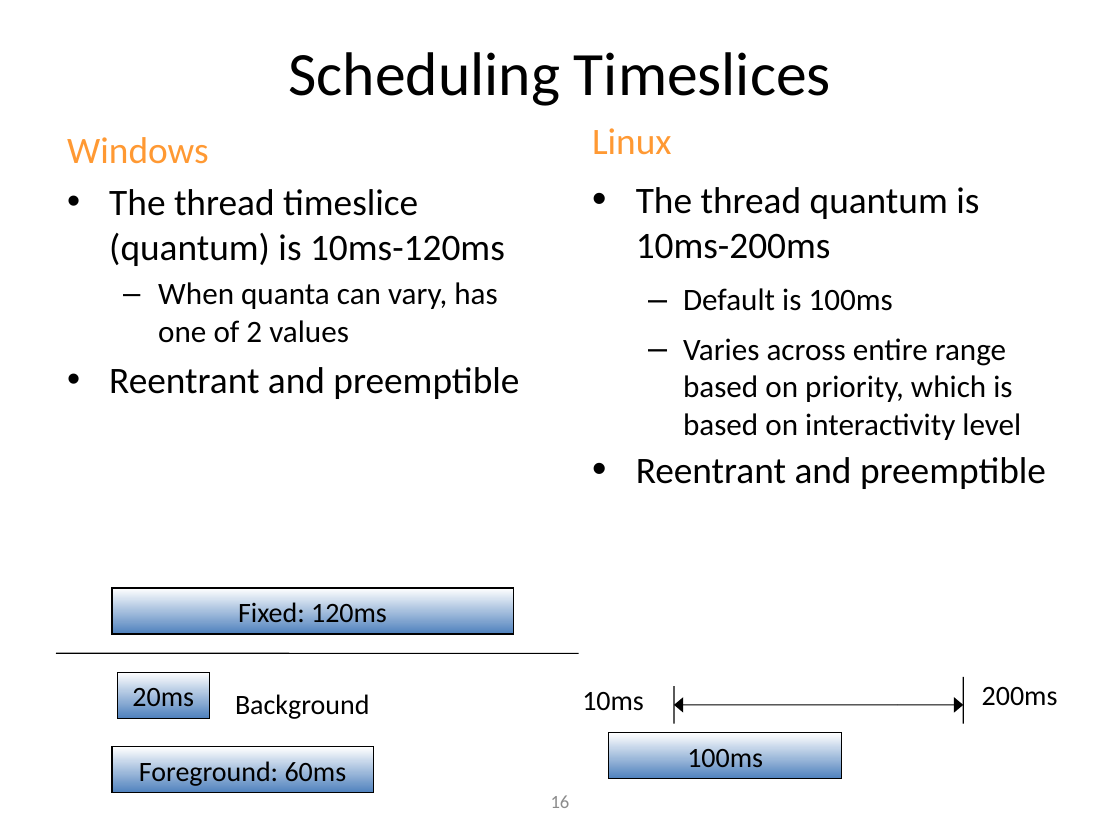
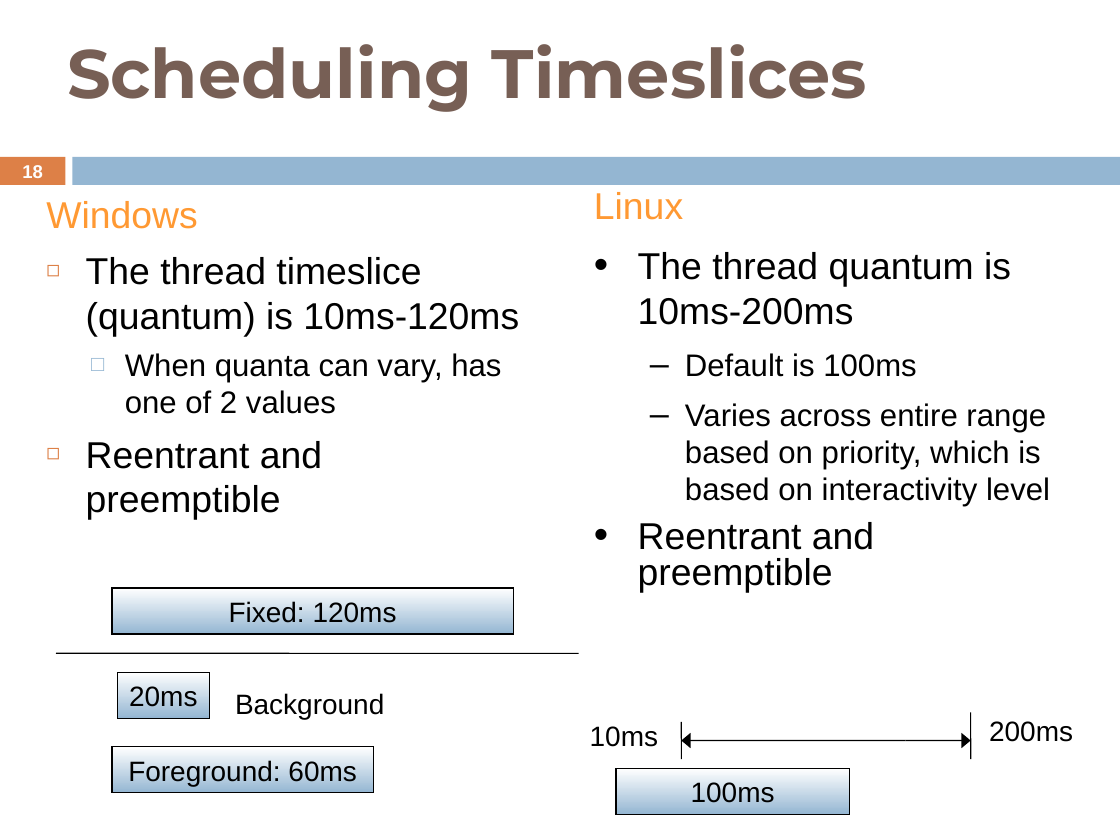
Before and after one commit to shyamrajendran/OS_MPS, a slide deck: slide 18 of 4th_credit/survey.pptx (slide 16 before the commit). Drawn at 1120x840 pixels with LibreOffice and Linux fonts; fonts in the diff are those of the drawing. Boxes give left, top, right and bottom in pixels: in the first picture for what was removed or moved away, otherwise in the second. Text is boxed around its words. In the diff, an @@ line names an element or a change of style, - is before the commit and + after.

```diff
--- a/4th_credit/survey.pptx
+++ b/4th_credit/survey.pptx
@@ title "Scheduling Timeslices" at (67,44,867,112): size 39.6 to 44 pt, font Calibri to Montserrat, text colour #000000 to #775F55, bold on; alignment centre to left @@
@@ rectangle added at (0,157,65,185), fill #DD8047 @@
@@ page number added at (22,165,43,178), 11.9 pt, text #FFFFFF, bold @@
+18
@@ rectangle added at (73,157,1120,185), fill #94B6D2 @@
@@ text "Windows": place and size @@
-text "Windows" at (67,137,519,399)
+text "Windows" at (46,201,519,520)
@@ text "Windows" at (46,201,519,520): font Calibri to Arial; indent changed; more space between paragraphs; bullet • to ◻; bullet – to □ @@
@@ text "Linux": place and size @@
-text "Linux" at (592,128,1046,489)
+text "Linux" at (594,192,1050,593)
@@ font Calibri to Arial in 4 elements at (235,693,384,720), (594,192,1050,593), (989,721,1073,742), (590,726,658,747) @@
@@ 1 rectangle, 1 text, 1 line: place and size @@
-1 rectangle, 1 text, 1 line at (582,676,963,778)
+1 rectangle, 1 text, 1 line at (590,712,971,814)
@@ 2 arrows, 1 text, 1 line: place and size @@
-2 arrows, 1 text, 1 line at (674,687,1058,724)
+2 arrows, 1 text, 1 line at (681,721,1073,759)
@@ font Calibri to Arial; fill gradient #FFFFFF to #4F81BD to gradient #FFFFFF to #94B6D2 in 4 elements at (112,588,513,634), (118,672,209,718), (112,747,373,793), (616,768,849,814) @@
@@ page number removed at (551,795,570,808) @@
-16
```
Also in this commit, not shown: 16 other slides changed, 3 slides added, 1 slide removed.
